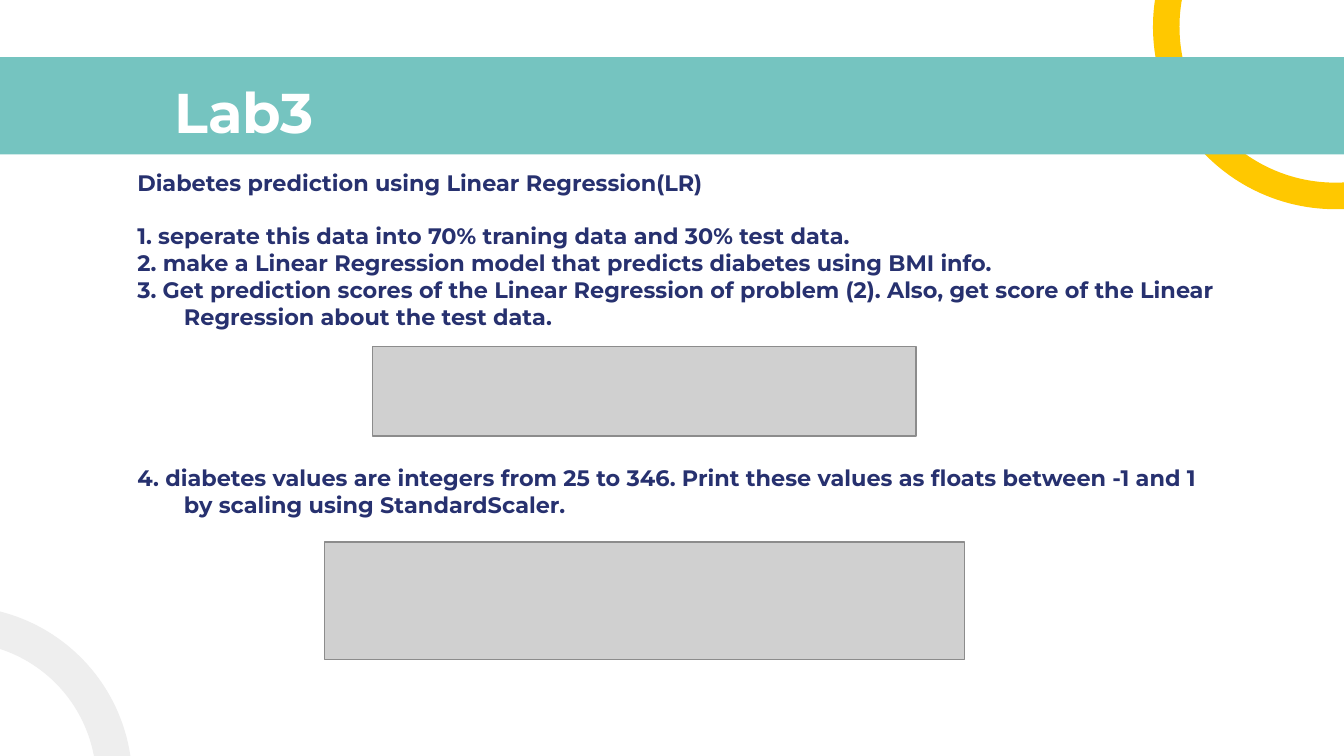
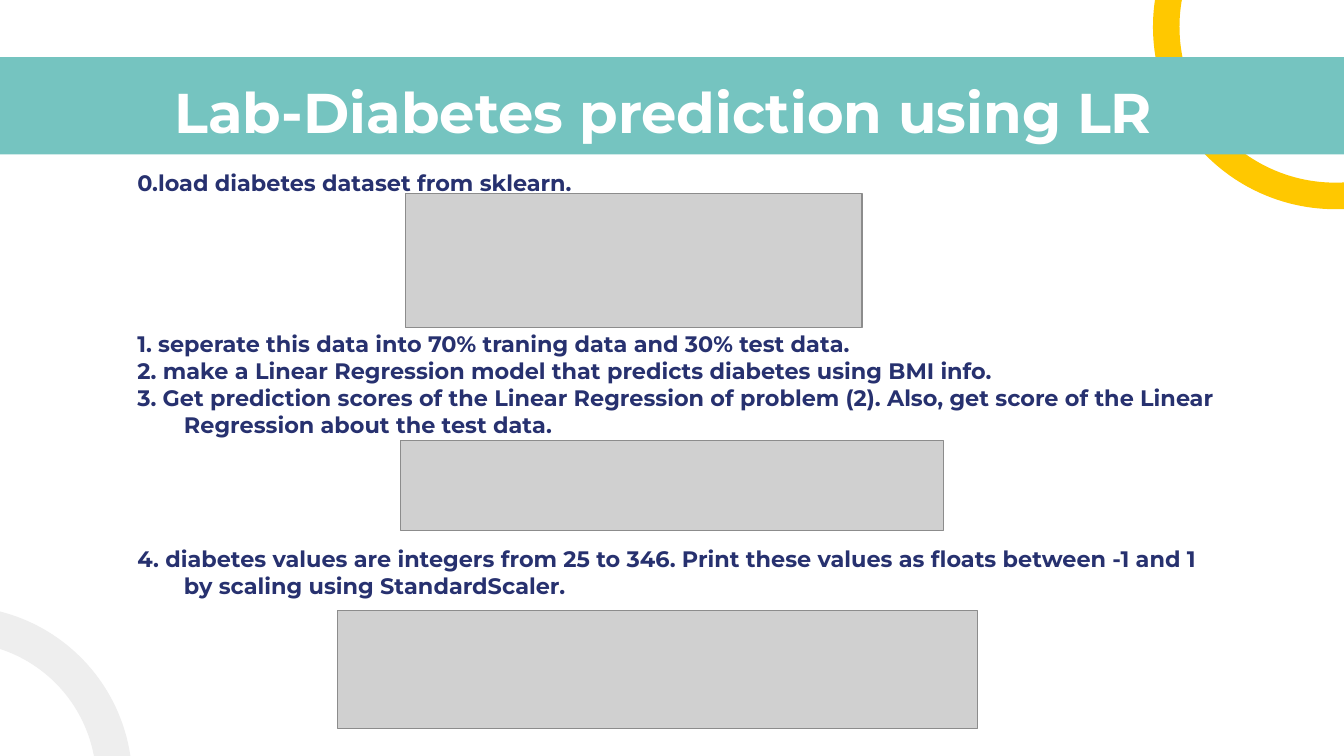
Before and after one commit to gurwoghd/2023_WFK_ICT-Laos-, a slide deck: slide 13 of LectureNotes/ch4_Linear_Regression(LR).pptx. Drawn at 1344x756 pixels with LibreOffice and Linux fonts; fonts in the diff are those of the drawing; grey boxes stand for pictures. Boxes give left, top, right and bottom in pixels: in the first picture for what was removed or moved away, otherwise in the second. Text is boxed around its words. In the diff, an @@ line names an element or a change of style, - is before the commit and + after.

```diff
--- a/LectureNotes/ch4_Linear_Regression(LR).pptx
+++ b/LectureNotes/ch4_Linear_Regression(LR).pptx
@@ title at (174,89,1152,144): text changed @@
-Lab3
+Lab-Diabetes prediction using LR
@@ subtitle at (137,173,572,196): text changed @@
-Diabetes prediction using Linear Regression(LR)
+0.load diabetes dataset from sklearn.
@@ picture added at (405,194,862,328) @@
@@ picture: place and size @@
-picture at (372,347,915,437)
+picture at (401,441,943,531)
@@ picture: place and size @@
-picture at (324,542,964,660)
+picture at (337,612,977,730)
```
Also in this commit, not shown: 7 other slides changed, 6 slides added, 3 slides removed, 1 other file.
